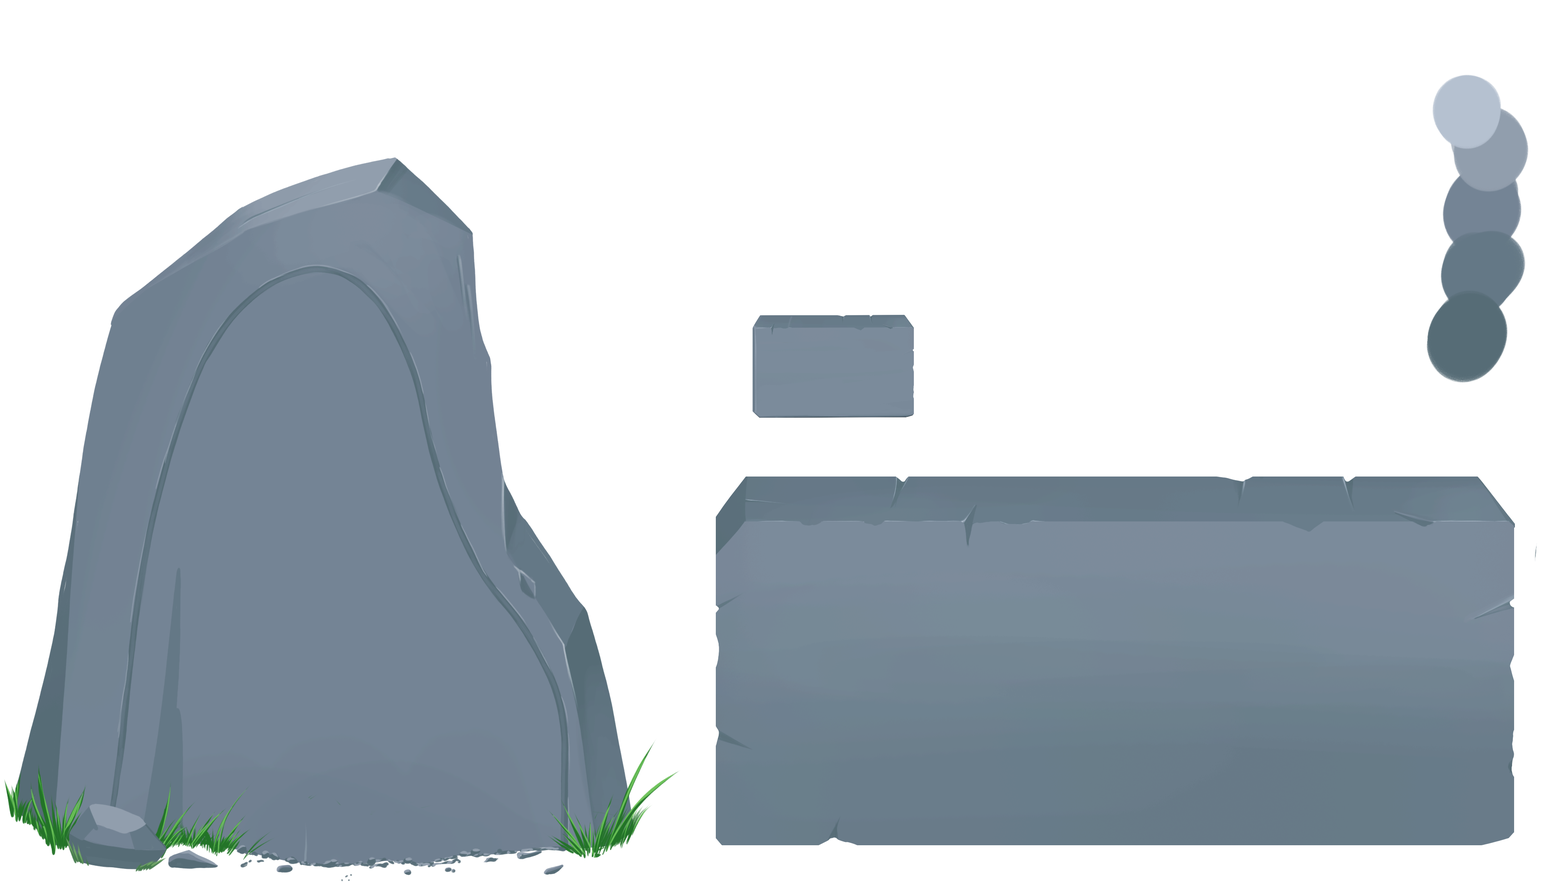
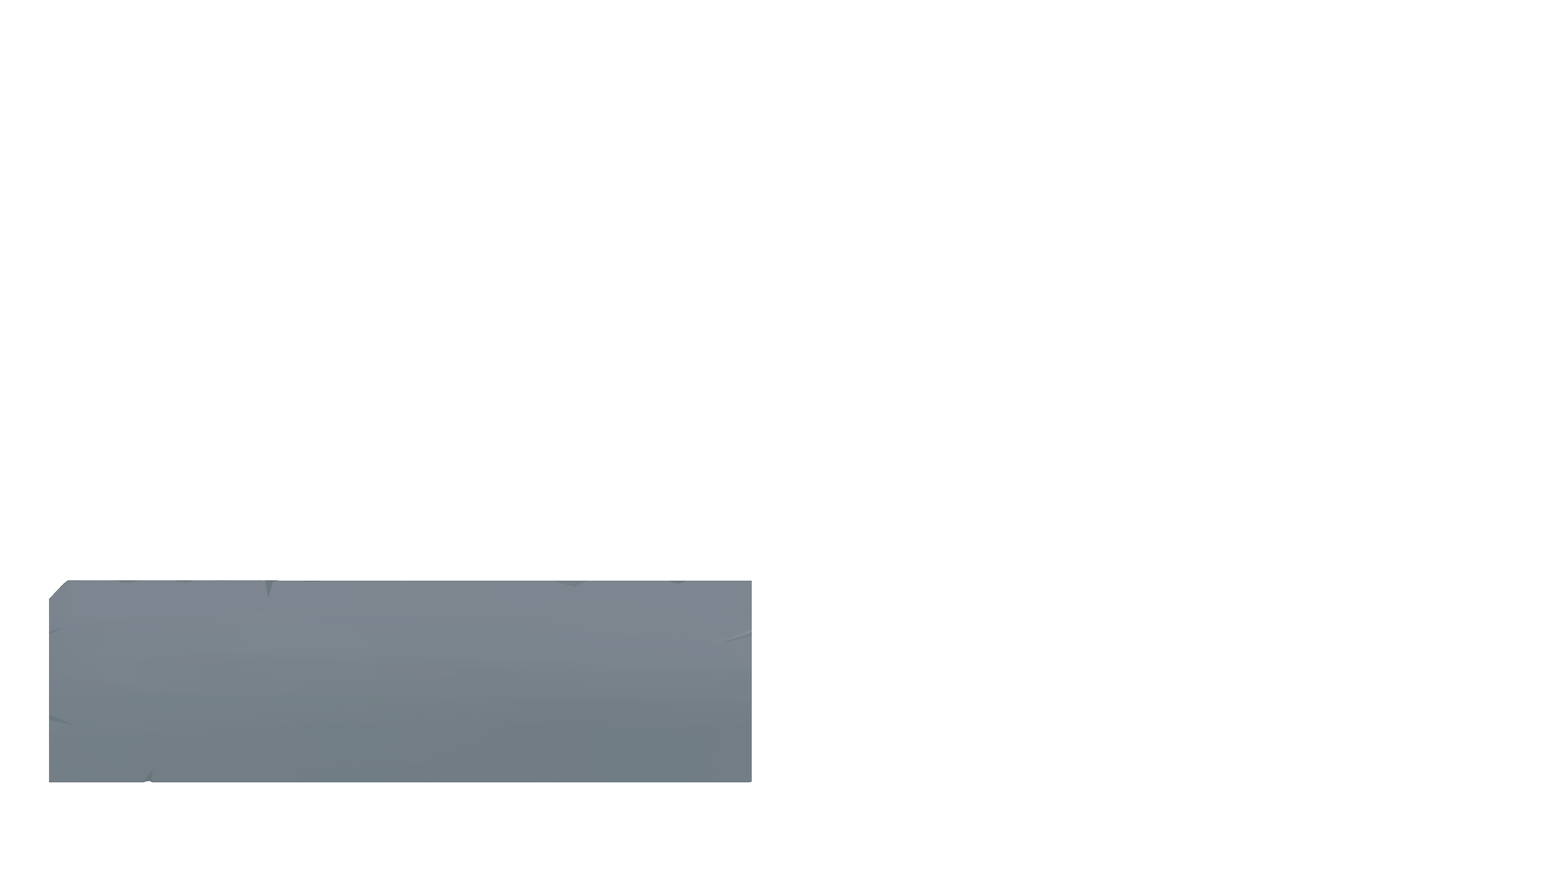
Layered file, before and after one edit (1568 x 882). Changes by layer:
hid "Layer 4" over (63, 834, 169, 872)
renamed "Layer 2" to "SmåStenar", hid it over (68, 803, 569, 882)
renamed "Layer 3" to "WEED", hid it over (4, 732, 684, 861)
added layer "Layer 7" in group "Group 1" over (799, 577, 1513, 790)
added layer "Runestone copy" in group "Group 1" over (49, 580, 752, 783)
hid "Runestone" over (9, 74, 1537, 867)
hid "Layer 5" over (752, 314, 914, 418)